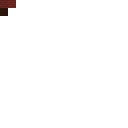
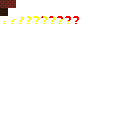
Layer changes from the first 128px x 128px image to the second:
added group "Paradox Marker" with 10 layers over [3, 16, 79, 24]
added layer "Paradox Level 0.2" in group "Paradox Marker" over [11, 19, 15, 24]
added layer "Paradox Level 0.3" in group "Paradox Marker" over [19, 16, 23, 24]
added layer "Paradox Level 0.4" in group "Paradox Marker" over [27, 16, 31, 24]
added layer "Paradox Level 0.5" in group "Paradox Marker" over [33, 16, 39, 24]
added layer "Paradox Level 0.6" in group "Paradox Marker" over [41, 16, 47, 24]
added layer "Paradox Level 0.7" in group "Paradox Marker" over [49, 16, 55, 24]
added layer "Paradox Level 0.8" in group "Paradox Marker" over [57, 16, 63, 24]
added layer "Paradox Level 0.9" in group "Paradox Marker" over [65, 16, 71, 24]
added layer "Paradox Level 1.0" in group "Paradox Marker" over [73, 16, 79, 24]
